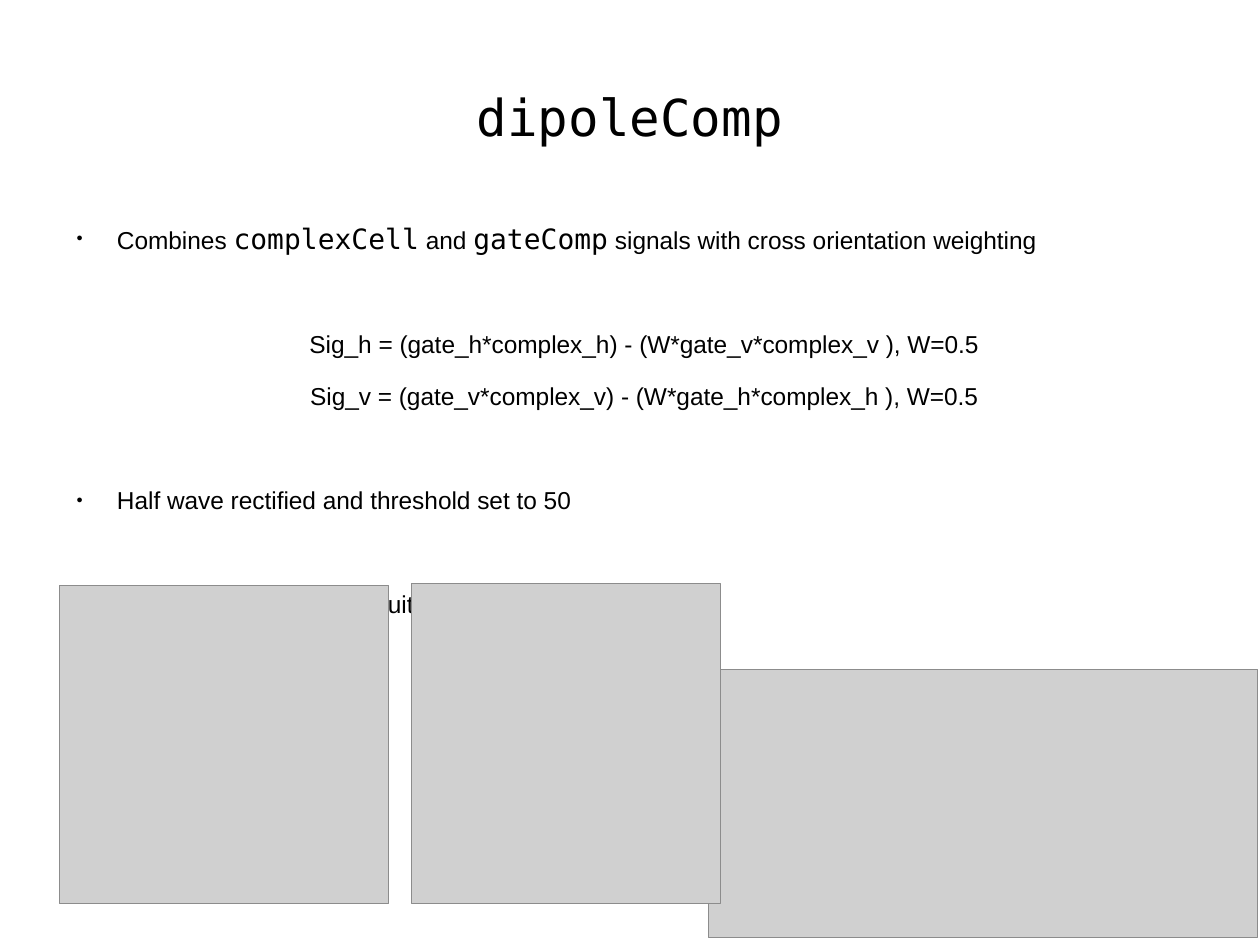
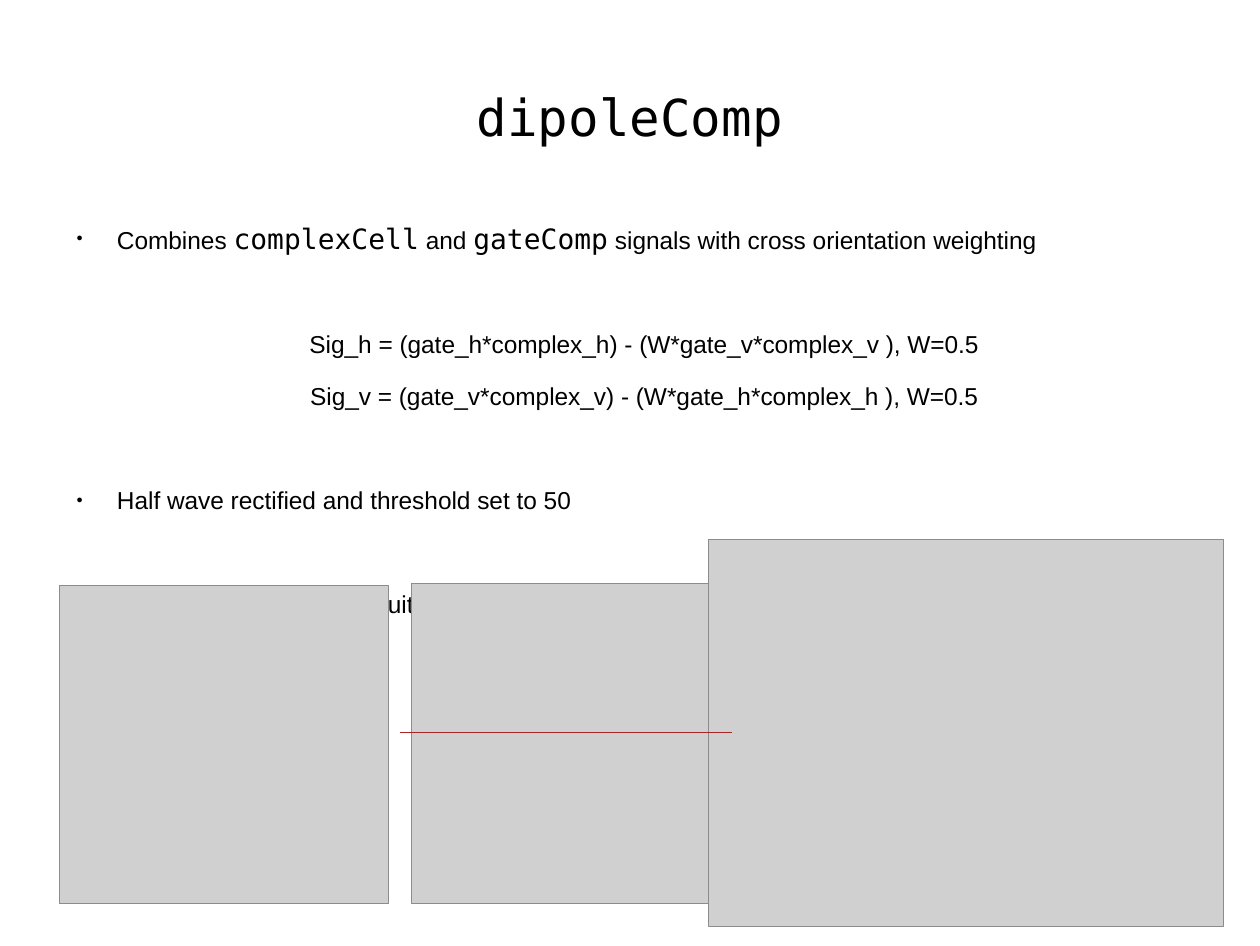
Before and after one commit to TUBvision/contAdapt_francis, a slide deck: slide 14 of Presentation_of_Model.odp. Drawn at 1260x946 pixels with LibreOffice and Linux fonts; fonts in the diff are those of the drawing; grey boxes stand for pictures. Boxes give left, top, right and bottom in pixels: in the first picture for what was removed or moved away, otherwise in the second. Text is boxed around its words. In the diff, an @@ line names an element or a change of style, - is before the commit and + after.

```diff
--- a/Presentation_of_Model.odp
+++ b/Presentation_of_Model.odp
@@ picture: place and size @@
-picture at (709, 669, 1258, 938)
+picture at (709, 539, 1223, 926)
@@ line added from (400, 732) to (732, 732), #FF0000 0 pt @@
```
Also in this commit, not shown: 8 other slides changed, 2 slides added, 1 slide removed.
